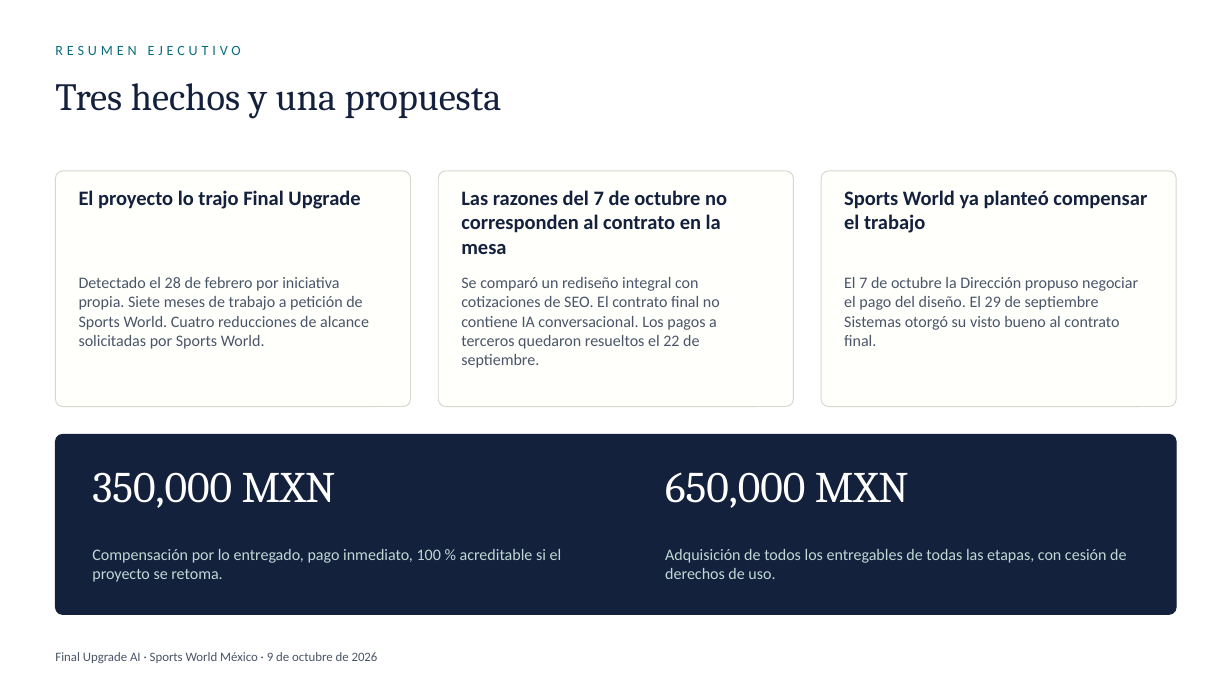
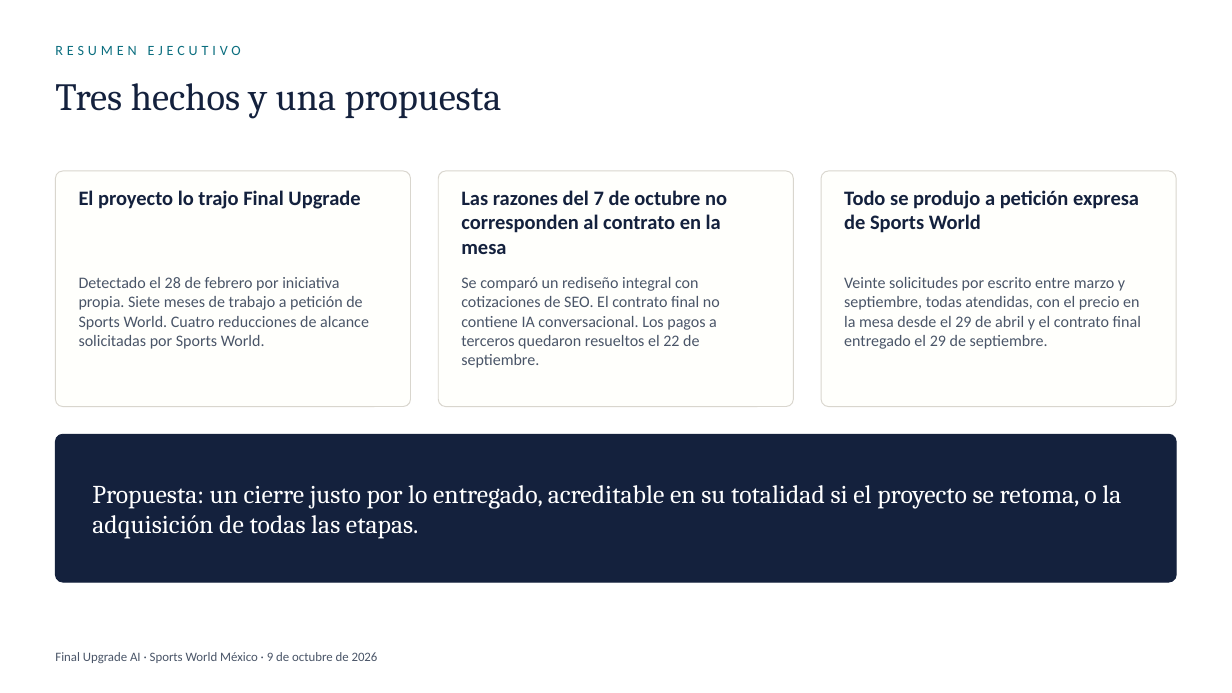
Before and after one commit to EricToled564/SW-Business-Development-System, a slide deck: slide 2 of entregables-2026-10-09/Sports-World-Cierre-justo-2026-10-09.pptx. Drawn at 1232x693 pixels with LibreOffice and Linux fonts; fonts in the diff are those of the drawing. Boxes give left, top, right and bottom in pixels: in the first picture for what was removed or moved away, otherwise in the second. Text is boxed around its words. In the diff, an @@ line names an element or a change of style, - is before the commit and + after.

```diff
--- a/entregables-2026-10-09/Sports-World-Cierre-justo-2026-10-09.pptx
+++ b/entregables-2026-10-09/Sports-World-Cierre-justo-2026-10-09.pptx
@@ text at bbox=[844, 190, 1139, 233]: text changed @@
-Sports World ya planteó compensar el trabajo
+Todo se produjo a petición expresa de Sports World
@@ text at bbox=[844, 277, 1141, 349]: text changed @@
-El 7 de octubre la Dirección propuso negociar el pago del diseño. El 29 de septiembre Sistemas otorgó su visto bueno al contrato final.
+Veinte solicitudes por escrito entre marzo y septiembre, todas atendidas, con el precio en la mesa desde el 29 de abril y el contrato final entregado el 29 de septiembre.
@@ rounded rectangle: place and size @@
-rounded rectangle at bbox=[55, 434, 1177, 615]
+rounded rectangle at bbox=[55, 434, 1177, 582]
@@ rounded rectangle at bbox=[55, 434, 1177, 582]: proportions changed @@
@@ text removed at bbox=[665, 472, 909, 508] @@
-650,000 MXN
@@ text at bbox=[92, 485, 1121, 539]: text changed; size 34 to 20 pt @@
-350,000 MXN
+Propuesta: un cierre justo por lo entregado, acreditable en su totalidad si el proyecto se retoma, o la adquisición de todas las etapas.
@@ text removed at bbox=[92, 549, 562, 582] @@
-Compensación por lo entregado, pago inmediato, 100 % acreditable si el proyecto se retoma.
@@ text removed at bbox=[665, 549, 1126, 579] @@
-Adquisición de todos los entregables de todas las etapas, con cesión de derechos de uso.
```
Also in this commit, not shown: 1 other slide changed, 1 other file.
